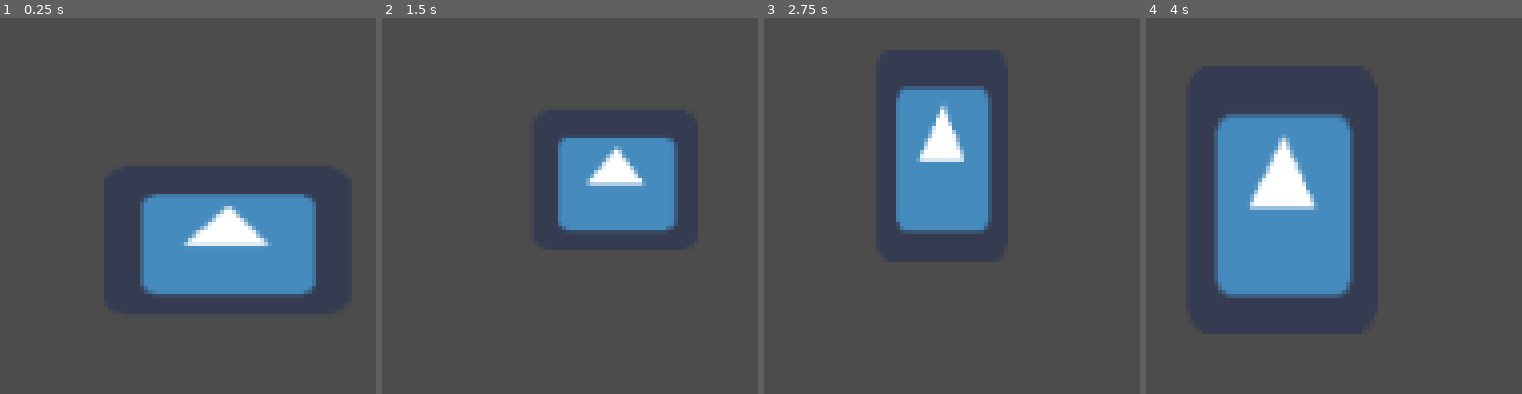
Above: before the commit, frames 1-4 (left to right).
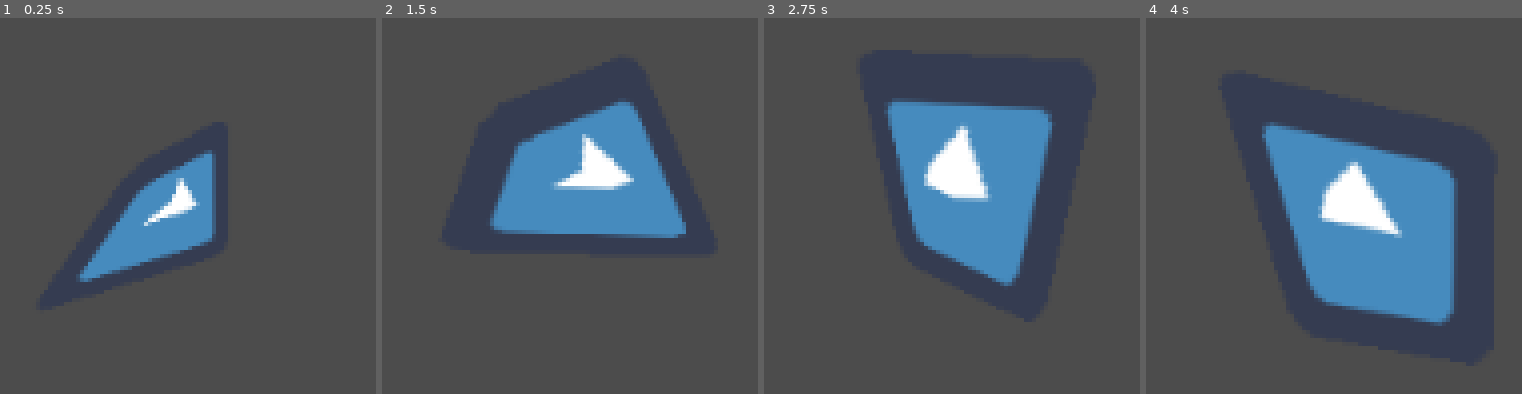
Above: after the commit, the same moments.

Repository: KennedyMungai/GodotShadersIntro
Game: Godot game, scene res://Scenes/DancingGobot.tscn
Same seed, same stepped clock (60 frames per second), same inputs: the game is played once before the commit and once after it. The project has no main scene, so this scene is started directly. The engine's default icon, where the game draws it, is replaced by a stand-in: a white triangle on a blue panel in a dark square.
Inputs:
- Up to frame 1 (0.25 s): no input
- Up to frame 2 (1.5 s): no input
- Up to frame 3 (2.75 s): no input
- Up to frame 4 (4 s): no input

The runs differ from the first frame. In frame 1, 14% of the frame differs, in the area x 20-85%, y 35-75%; in frame 2, 8.6%; in frame 3, 12%; in frame 4, 25%, in the area x 18-83%, y 25-82%.

Commit message:
Added more vertex values to create a much more pronounced wobbly effect

Diff:
--- a/Shaders/DancingGobot.gdshader
+++ b/Shaders/DancingGobot.gdshader
@@ -3,6 +3,6 @@
 
 void vertex()
 {
-	VERTEX.y += cos(TIME + VERTEX.y) * 20.0;
-	VERTEX.x += sin(TIME + VERTEX.x) * 20.0;
+	VERTEX.y += cos(TIME + VERTEX.y + VERTEX.x) * 20.0;
+	VERTEX.x += sin(TIME + VERTEX.x + VERTEX.y) * 20.0;
 }
